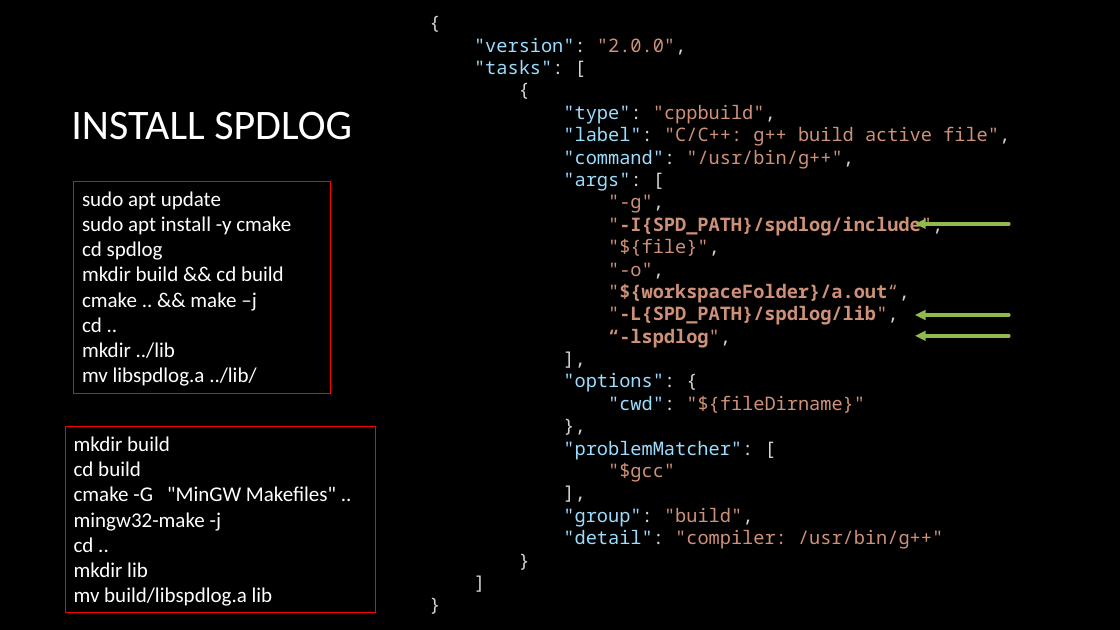
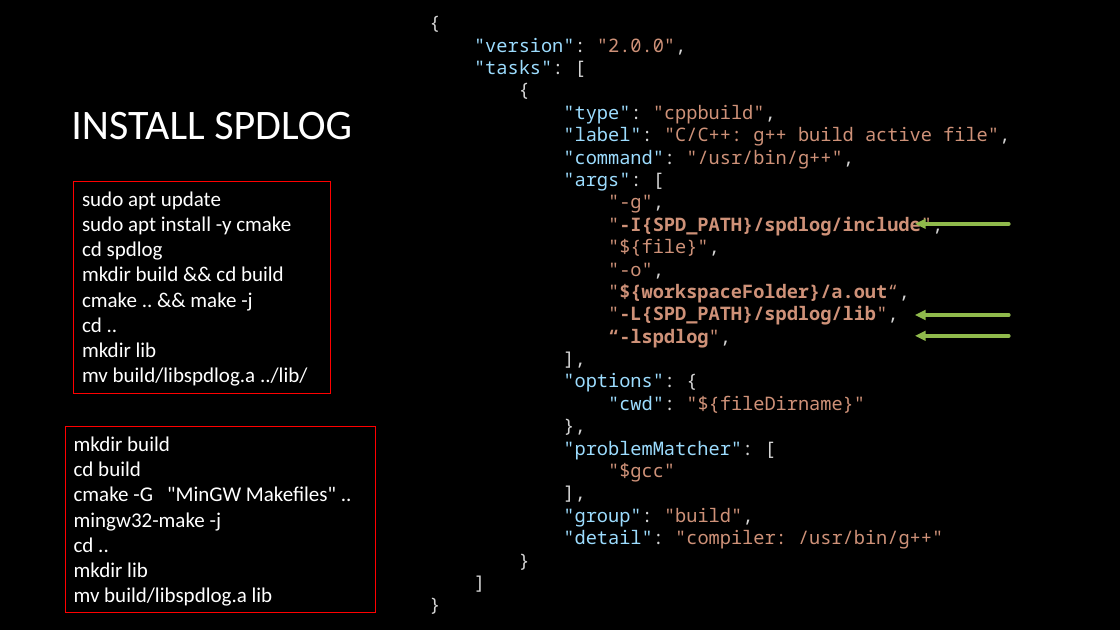
Before and after one commit to CNOCycle/cpp_tutorial, a slide deck: slide 10 of lab02/00-lab02.pptx. Drawn at 1120x630 pixels with LibreOffice and Linux fonts; fonts in the diff are those of the drawing; background and template pictures are left out. Boxes give left, top, right and bottom in pixels: in the first picture for what was removed or moved away, otherwise in the second. Text is boxed around its words. In the diff, an @@ line names an element or a change of style, - is before the commit and + after.

```diff
--- a/lab02/00-lab02.pptx
+++ b/lab02/00-lab02.pptx
@@ text in rectangle at (x1=82, y1=292, x2=252, y2=311): text changed @@
-cmake .. && make –j
+cmake .. && make -j
@@ text in rectangle at (x1=82, y1=342, x2=307, y2=386): text changed @@
-mkdir ../lib
-mv libspdlog.a ../lib/
+mkdir lib
+mv build/libspdlog.a ../lib/
```
Also in this commit, not shown: 25 other files.
